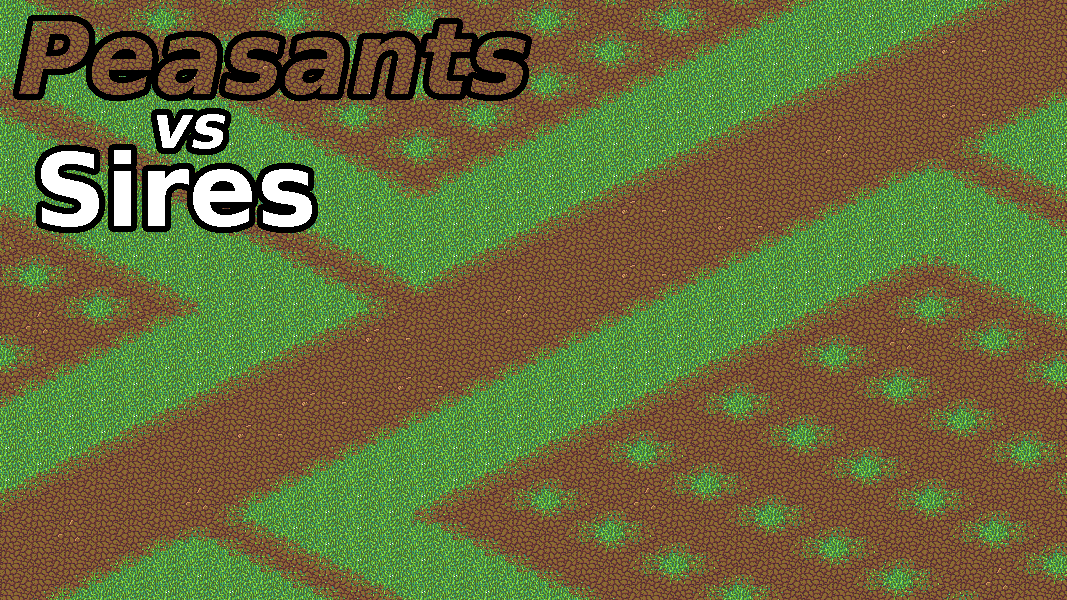
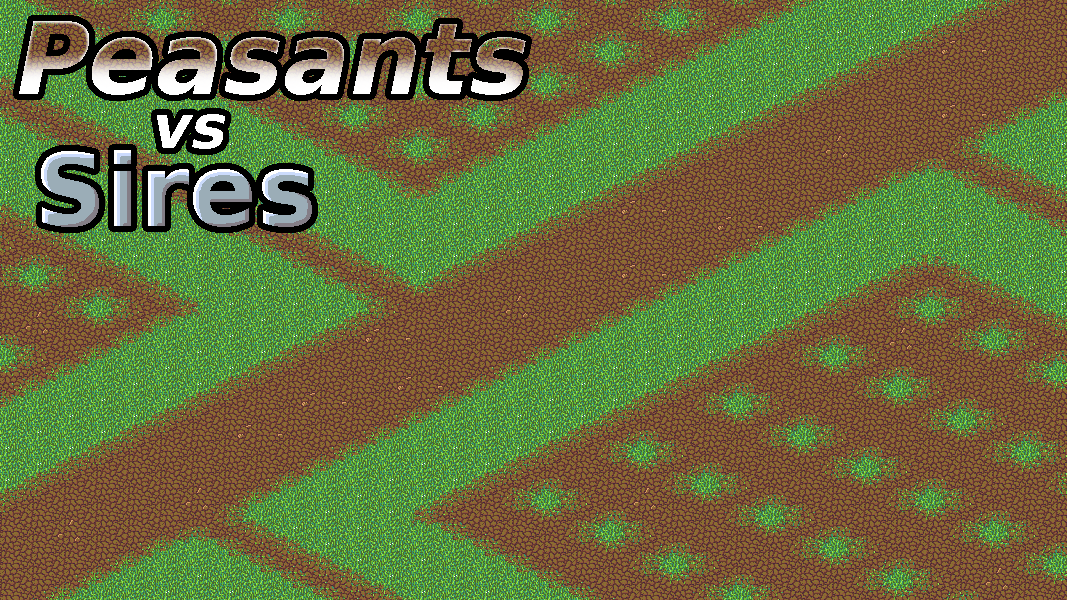
Two versions of the same layered image (w=1067, h=600). Layer-by-layer changes:
painted on "dirt" over [19, 21, 526, 95]
moved "title" above "metal" over [19, 21, 526, 227]
added layer "metal" above "Pasted Layer" over [44, 153, 312, 227]
